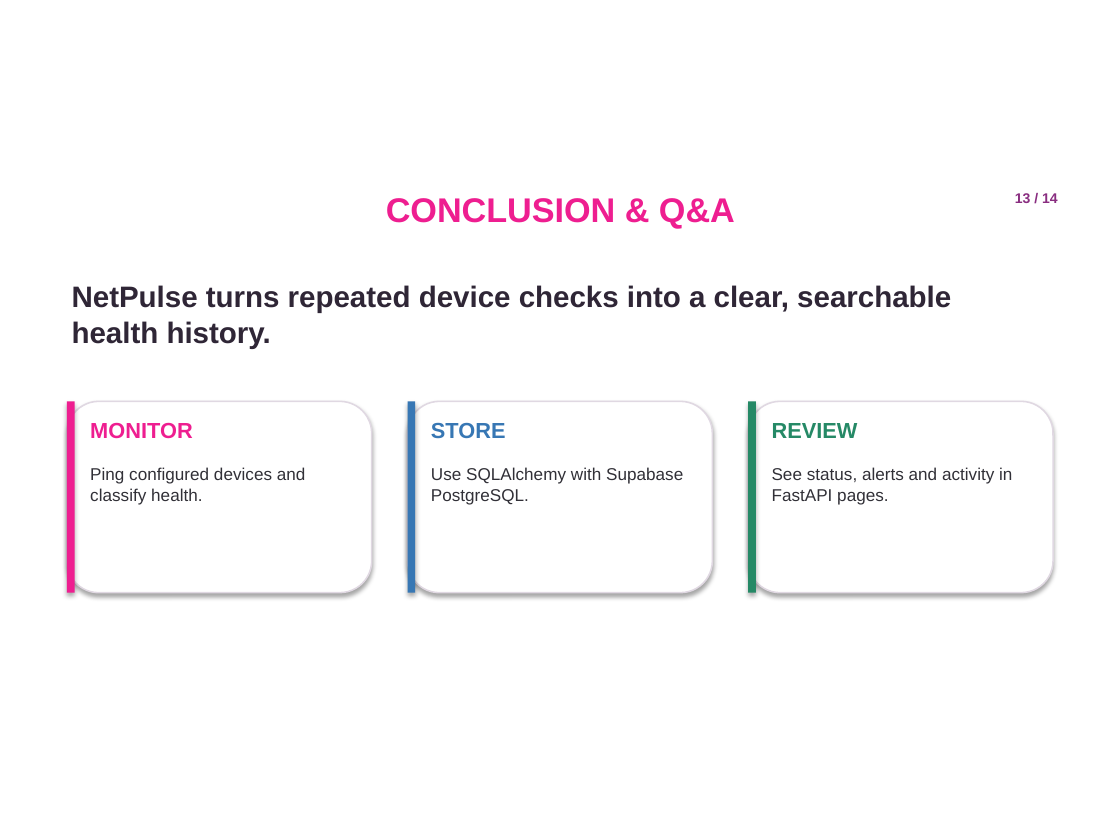
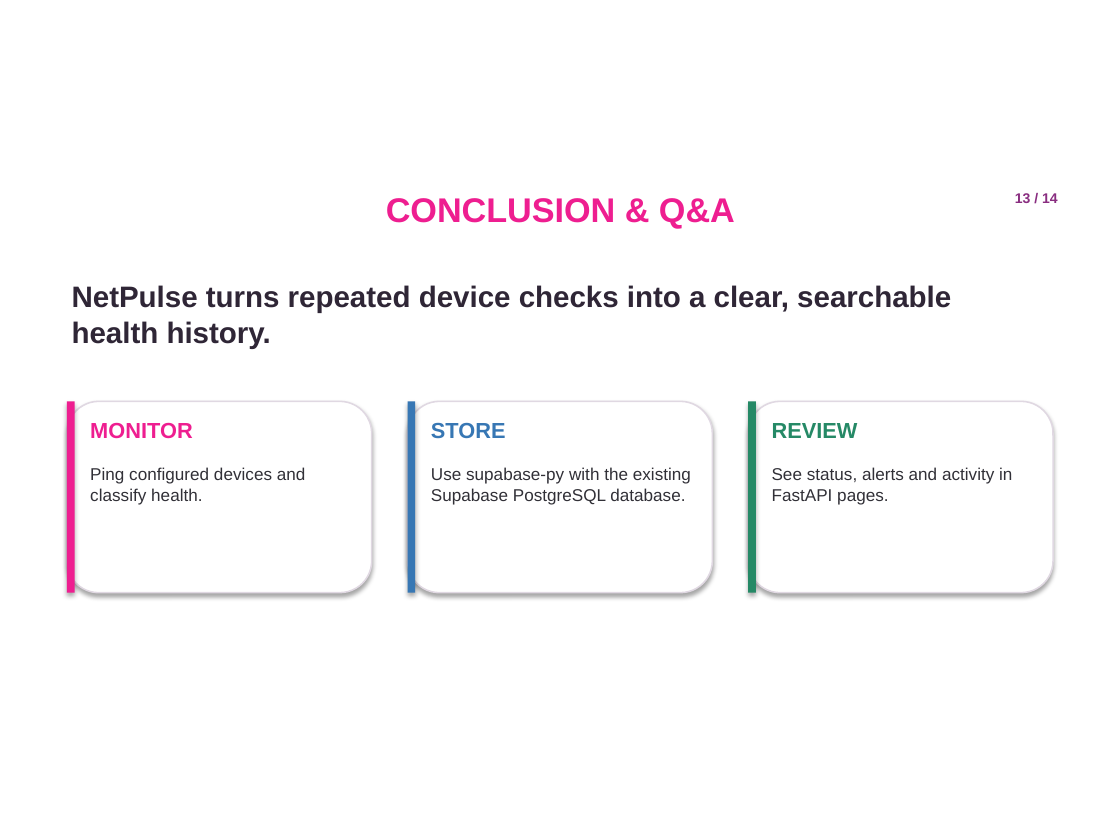
Before and after one commit to Harshit-pundir/NetPulse, a slide deck: slide 13 of NetPulse_Project_Presentation.pptx. Drawn at 1120x840 pixels with LibreOffice and Linux fonts; fonts in the diff are those of the drawing; background and template pictures are left out. Boxes give left, top, right and bottom in pixels: in the first picture for what was removed or moved away, otherwise in the second. Text is boxed around its words. In the diff, an @@ line names an element or a change of style, - is before the commit and + after.

Commit message:
Switch NetPulse database access to Supabase Python Client

```diff
--- a/NetPulse_Project_Presentation.pptx
+++ b/NetPulse_Project_Presentation.pptx
@@ text at (431,467,691,505): text changed @@
-Use SQLAlchemy with Supabase PostgreSQL.
+Use supabase-py with the existing Supabase PostgreSQL database.
```
Also in this commit, not shown: 4 other slides changed, 16 other files.
